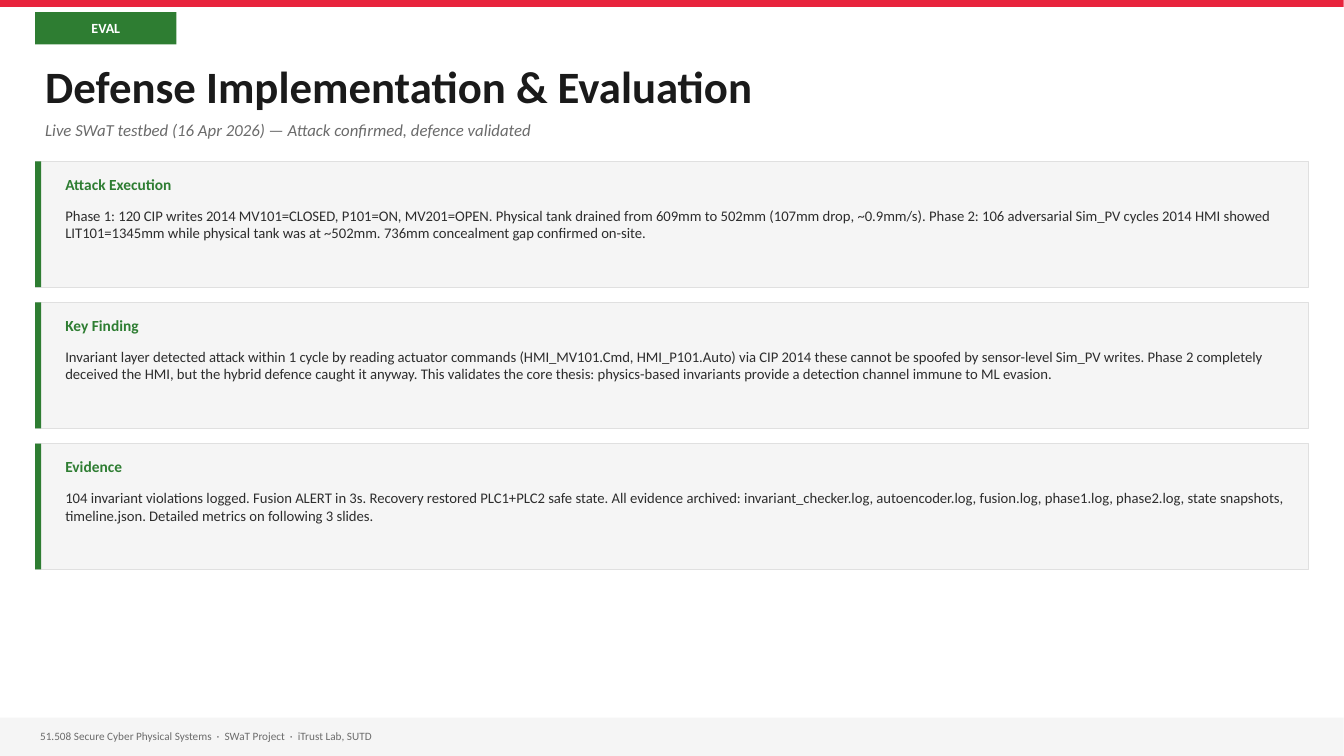
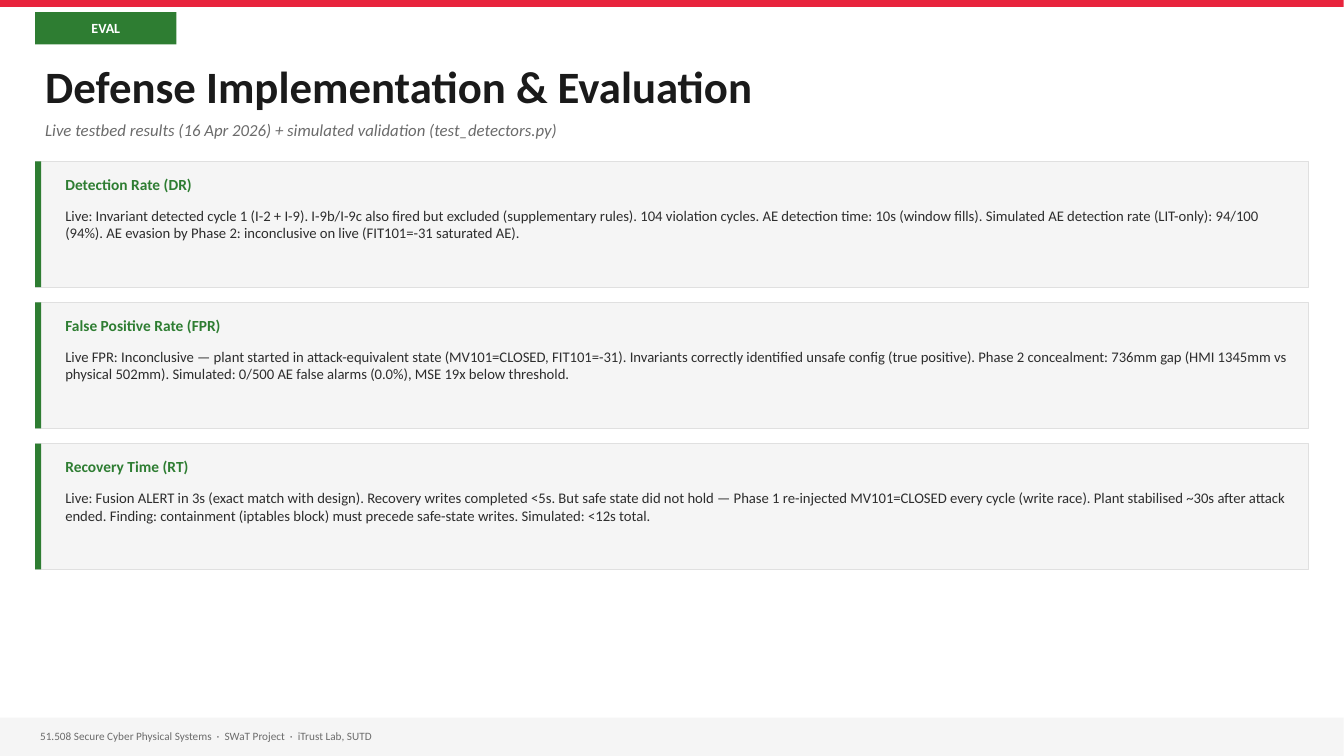
Before and after one commit to kinwee/swat-cps-project, a slide deck: slide 28 of slides/swat_sutd.pptx. Drawn at 1344x756 pixels with LibreOffice and Linux fonts; fonts in the diff are those of the drawing. Boxes give left, top, right and bottom in pixels: in the first picture for what was removed or moved away, otherwise in the second. Text is boxed around its words. In the diff, an @@ line names an element or a change of style, - is before the commit and + after.

```diff
--- a/slides/swat_sutd.pptx
+++ b/slides/swat_sutd.pptx
@@ text at (45,124,556,139): text changed @@
-Live SWaT testbed (16 Apr 2026) — Attack confirmed, defence validated
+Live testbed results (16 Apr 2026) + simulated validation (test_detectors.py)
@@ text at (65,178,192,192): text changed @@
-Attack Execution
+Detection Rate (DR)
@@ text at (65,210,1259,241): text changed @@
-Phase 1: 120 CIP writes 2014 MV101=CLOSED, P101=ON, MV201=OPEN. Physical tank drained from 609mm to 502mm (107mm drop, ~0.9mm/s). Phase 2: 106 adversarial Sim_PV cycles 2014 HMI showed LIT101=1345mm while physical tank was at ~502mm. 736mm concealment gap confirmed on-site.
+Live: Invariant detected cycle 1 (I-2 + I-9). I-9b/I-9c also fired but excluded (supplementary rules). 104 violation cycles. AE detection time: 10s (window fills). Simulated AE detection rate (LIT-only): 94/100 (94%). AE evasion by Phase 2: inconclusive on live (FIT101=-31 saturated AE).
@@ text at (65,320,221,333): text changed @@
-Key Finding
+False Positive Rate (FPR)
@@ text at (65,351,1286,382): text changed @@
-Invariant layer detected attack within 1 cycle by reading actuator commands (HMI_MV101.Cmd, HMI_P101.Auto) via CIP 2014 these cannot be spoofed by sensor-level Sim_PV writes. Phase 2 completely deceived the HMI, but the hybrid defence caught it anyway. This validates the core thesis: physics-based invariants provide a detection channel immune to ML evasion.
+Live FPR: Inconclusive — plant started in attack-equivalent state (MV101=CLOSED, FIT101=-31). Invariants correctly identified unsafe config (true positive). Phase 2 concealment: 736mm gap (HMI 1345mm vs physical 502mm). Simulated: 0/500 AE false alarms (0.0%), MSE 19x below threshold.
@@ text at (65,461,189,475): text changed @@
-Evidence
+Recovery Time (RT)
@@ text at (65,492,1285,524): text changed @@
-104 invariant violations logged. Fusion ALERT in 3s. Recovery restored PLC1+PLC2 safe state. All evidence archived: invariant_checker.log, autoencoder.log, fusion.log, phase1.log, phase2.log, state snapshots, timeline.json. Detailed metrics on following 3 slides.
+Live: Fusion ALERT in 3s (exact match with design). Recovery writes completed <5s. But safe state did not hold — Phase 1 re-injected MV101=CLOSED every cycle (write race). Plant stabilised ~30s after attack ended. Finding: containment (iptables block) must precede safe-state writes. Simulated: <12s total.
```
Also in this commit, not shown: 3 other slides changed.
